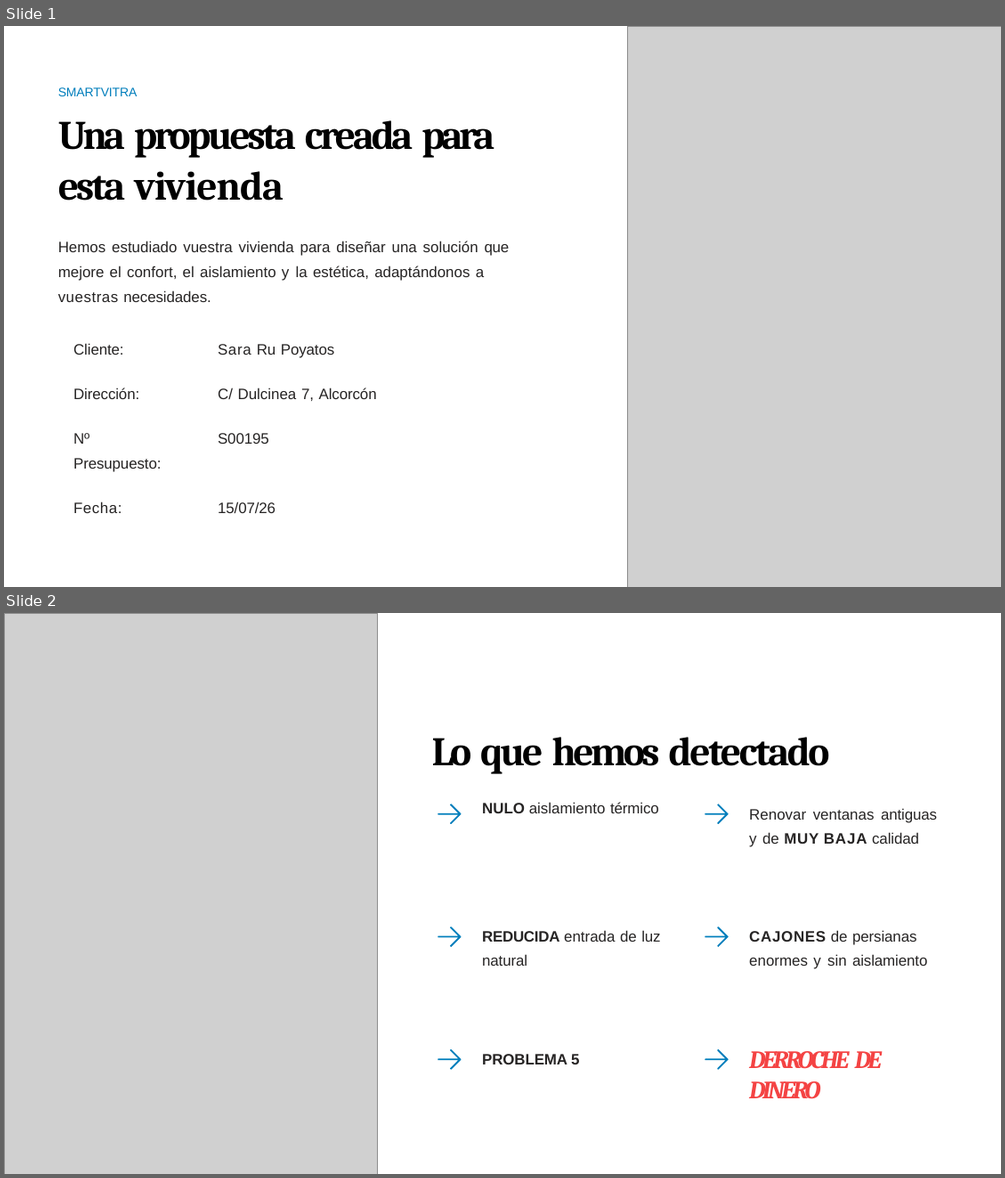
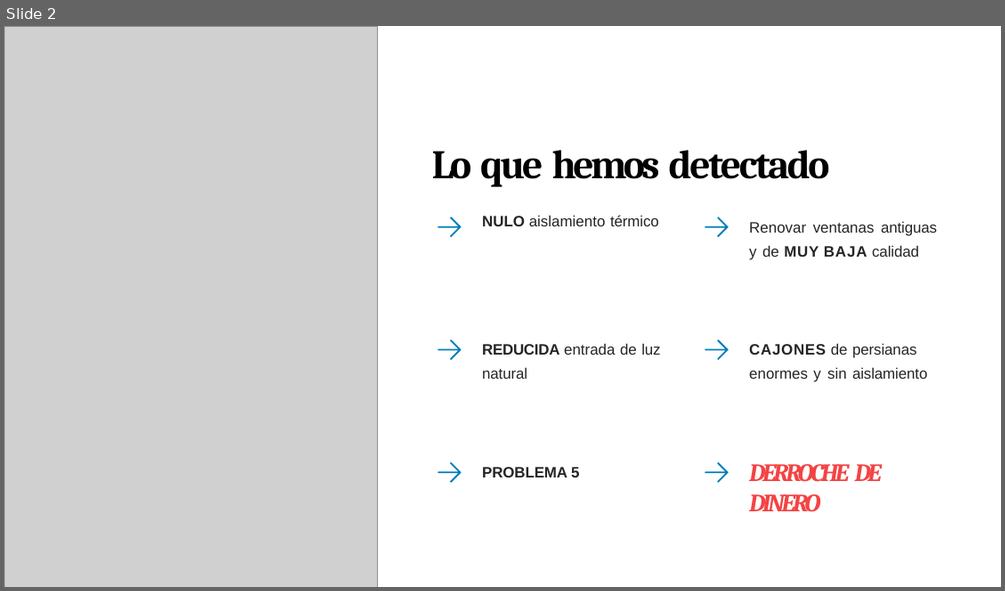
Before and after one commit to albertomx2/smartvitra-automation, a slide deck: experiments/pptx_template/input/template.pptx. Shown one above the other, each under a label of ours: slides 1 and 2 before the commit, slide 2 after it. The pictures are 1005x1178 and 1005x591 pixels, drawn with LibreOffice and Linux fonts; fonts in the diff are those of the drawing; grey boxes stand for pictures. Boxes give left, top, right and bottom in pixels: in the first picture for what was removed or moved away, otherwise in the second. Text is boxed around its words. In the diff, an @@ line names an element or a change of style, - is before the commit and + after.

```diff
--- a/experiments/pptx_template/input/template.pptx
+++ b/experiments/pptx_template/input/template.pptx
@@ slide 1 removed at <box>4,26,1001,587</box>, background #FFFFFF @@
@@ picture removed at <box>627,26,1001,587</box> @@
@@ text removed at <box>58,87,138,96</box> @@
-SMARTVITRA
@@ title removed at <box>58,120,494,200</box> @@
-Una propuesta creada para esta vivienda
@@ text removed at <box>58,240,510,302</box> @@
-Hemos estudiado vuestra vivienda para diseñar una solución que mejore el confort, el aislamiento y la estética, adaptándonos a vuestras necesidades.
@@ text removed at <box>73,343,124,354</box> @@
-Cliente:
@@ text removed at <box>218,344,334,358</box> @@
-Sara Ru Poyatos
@@ text removed at <box>73,387,139,399</box> @@
-Dirección:
@@ text removed at <box>218,387,377,401</box> @@
-C/ Dulcinea 7, Alcorcón
@@ text removed at <box>73,433,161,472</box> @@
-Nº Presupuesto:
@@ text removed at <box>218,433,269,443</box> @@
-S00195
@@ text removed at <box>73,501,121,513</box> @@
-Fecha:
@@ text removed at <box>218,501,275,513</box> @@
-15/07/26
```
Also in this commit, not shown: 2 slides changed, 7 slides added, 6 other slides removed, 37 other files.
